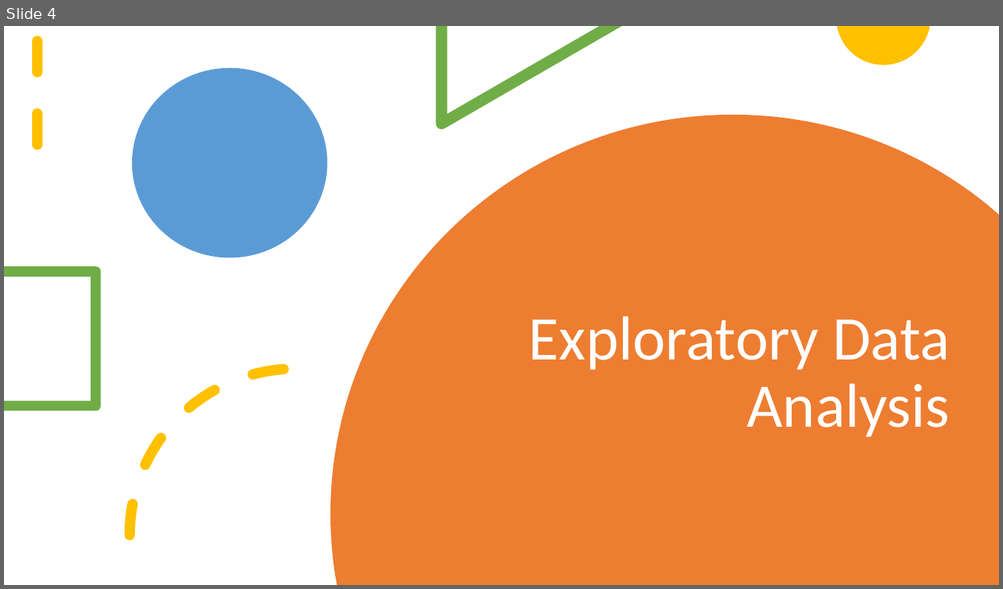
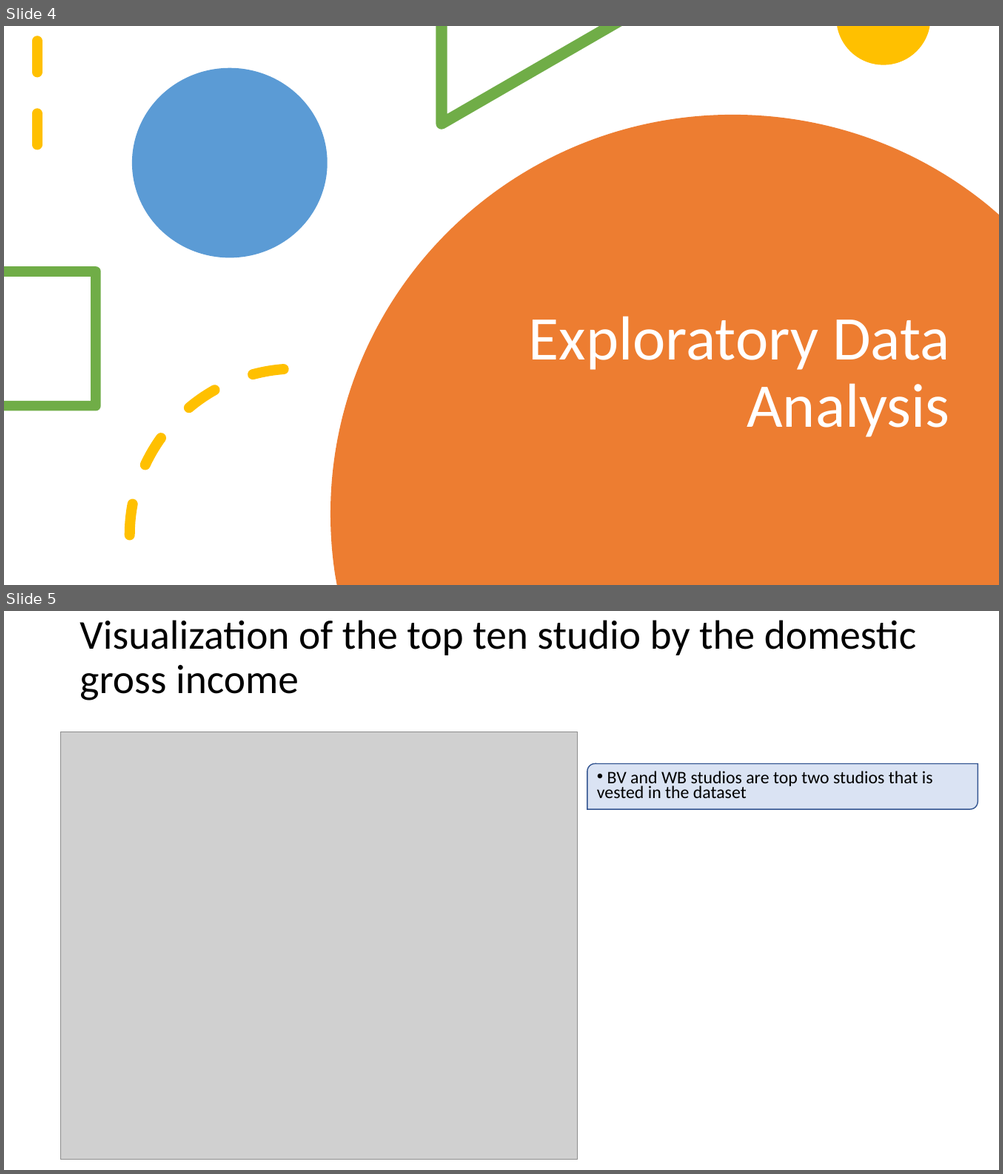
Before and after one commit to okudapascal/Phase_1-Project-Moringa, a slide deck: Presentation pascal v01.pptx. Shown one above the other, each under a label of ours: slide 4 before the commit, slides 4 and 5 after it. The pictures are 1003x589 and 1003x1174 pixels, drawn with LibreOffice and Linux fonts; fonts in the diff are those of the drawing; grey boxes stand for pictures. Boxes give left, top, right and bottom in pixels: in the first picture for what was removed or moved away, otherwise in the second. Text is boxed around its words. In the diff, an @@ line names an element or a change of style, - is before the commit and + after.

```diff
--- a/Presentation pascal v01.pptx
+++ b/Presentation pascal v01.pptx
@@ slide 5 added at (4,611,999,1170), background #FFFFFF @@
@@ title added at (79,620,916,701), 39.6 pt, text #000000 @@
+Visualization of the top ten studio by the domestic gross income
@@ picture added at (61,732,577,1160) @@
@@ round diag rect added at (587,764,978,809), fill #DAE3F3, outline #325491 1 pt, 17 pt, text #000000 @@
+• BV and WB studios are top two studios that is vested in the dataset
```
Also in this commit, not shown: 1 slide changed, 6 other slides added, 5 slides removed.
